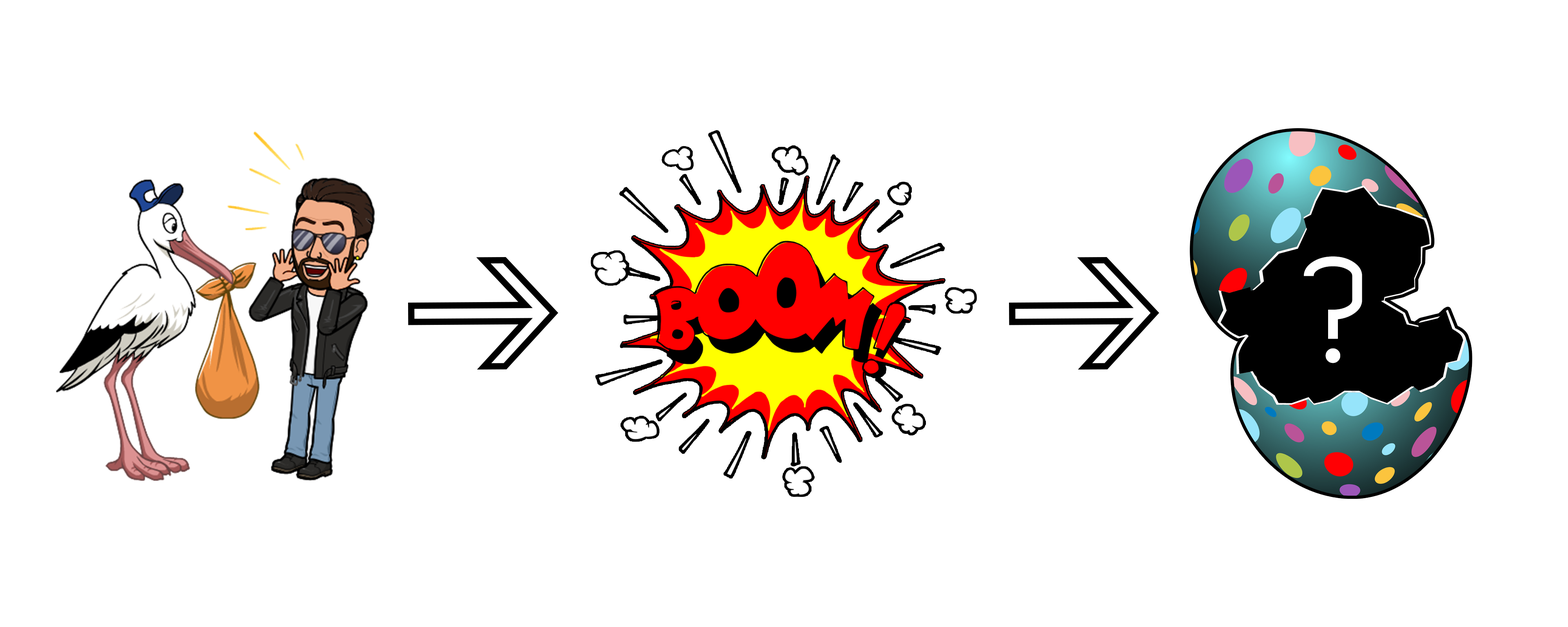
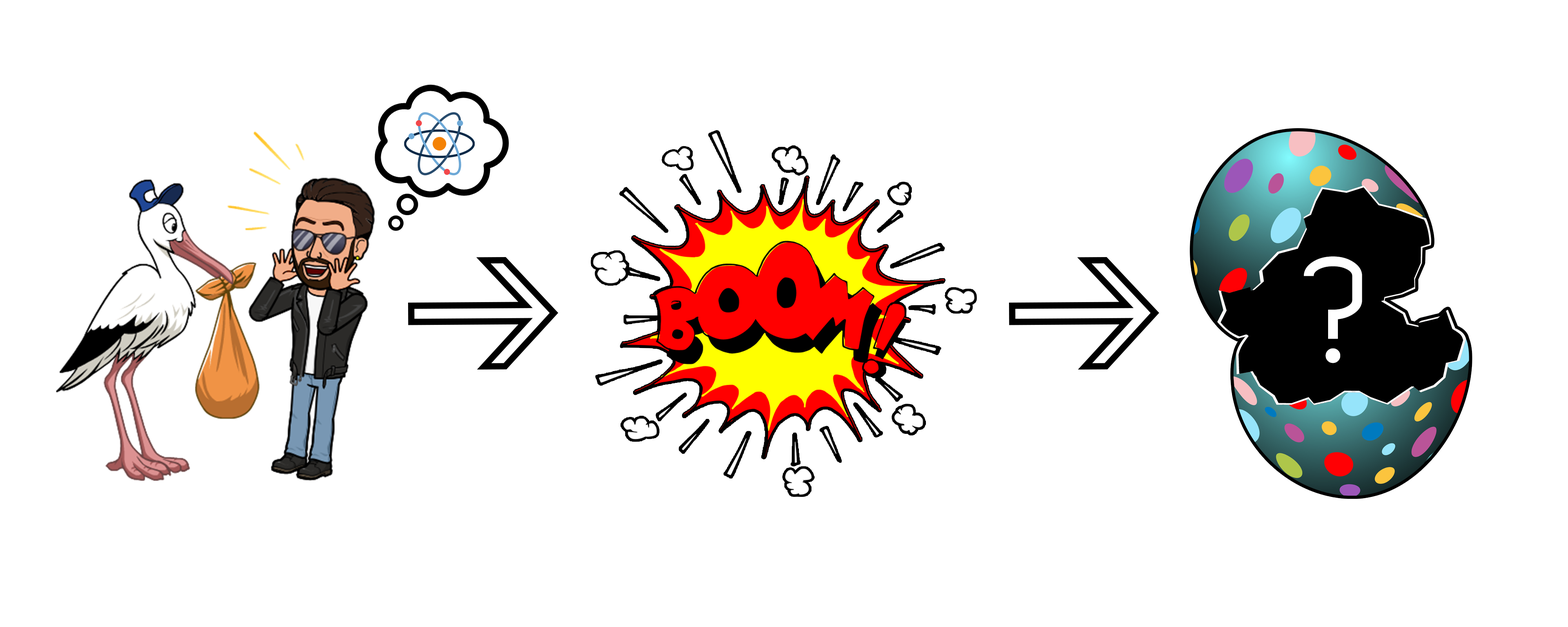
Comparing the layer stacks of the two (1568, 627) images. Changes:
added layer "pngwing.com" above "Layer 3" over [404, 112, 475, 176]
added layer "Layer 3" above "boom" over [374, 84, 509, 231]
